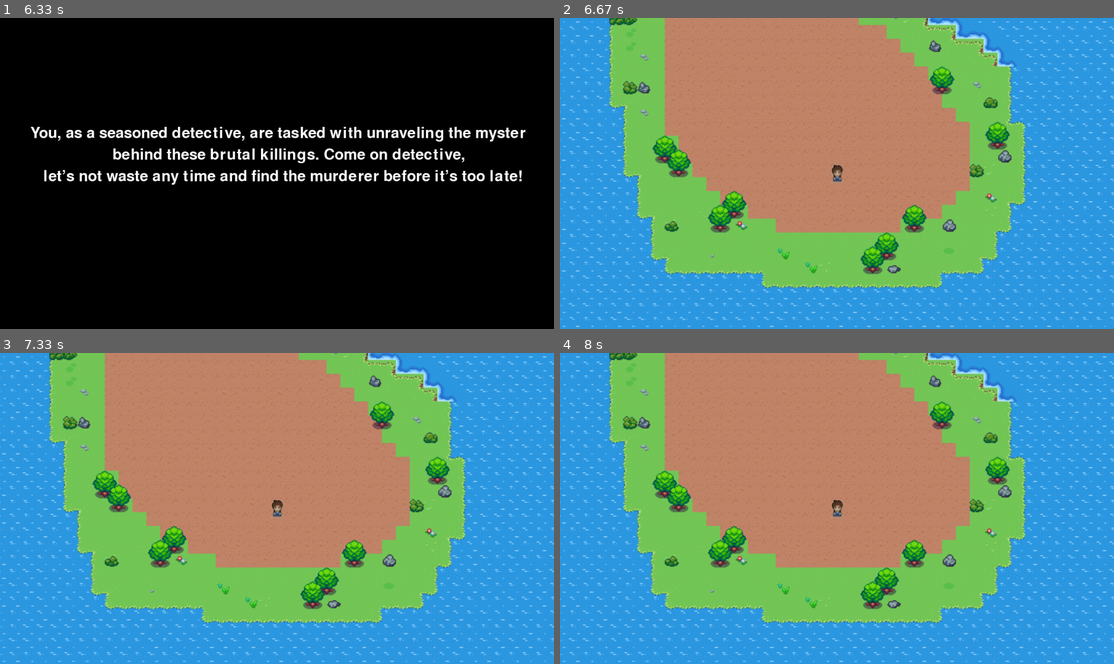
Above: before the commit, frames 1-4 (two rows, left to right).
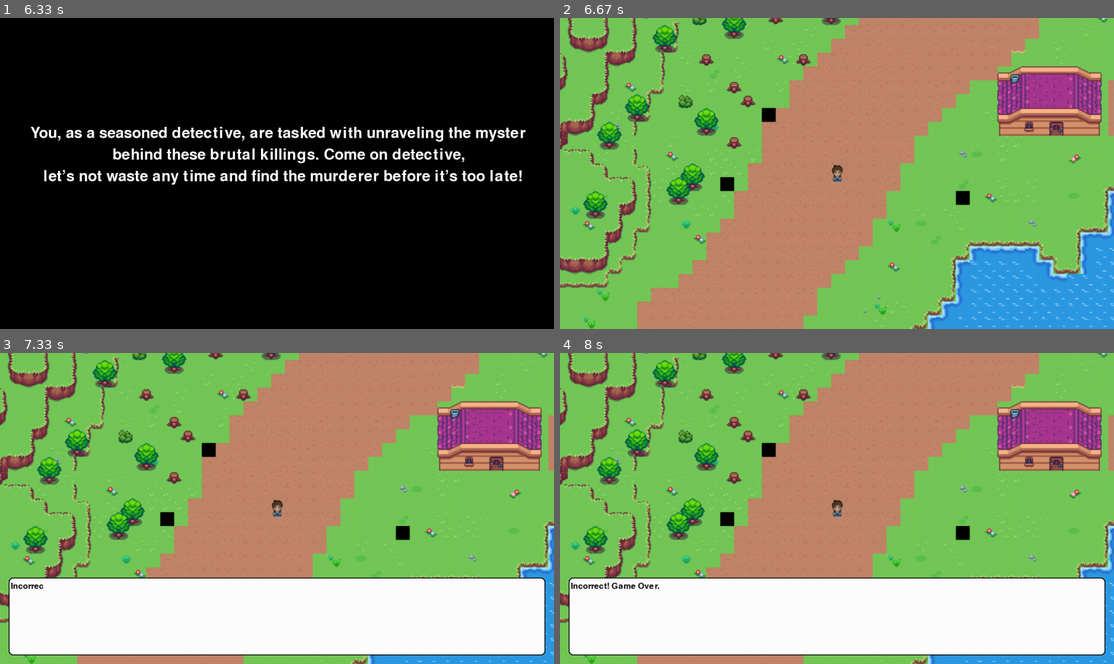
Above: after the commit, the same moments.

Repository: limjunzhao/GitExercise-TT1L-03
Game: pygame game, started from latest update code/main.py
Same seed, same stepped clock (60 frames per second), same inputs: the game is played once before the commit and once after it.
Inputs (mouse positions are in pixels of both pictures, inside the frame that each line leads up to):
- Up to frame 1 (6.33 s): click (271, 210) at 0.38 s; tap Enter at 0.67, 2 s; click (105, 245) at 1.05 s; click (360, 64) at 1.38 s; click (132, 58) at 1.72 s
- Up to frame 2 (6.67 s): tap Enter at 6.53 s
- Up to frame 3 (7.33 s): tap Enter at 6.83 s; hold D from 6.97 s (still down)
- Up to frame 4 (8 s): release D at 7.43 s; hold D 7.47-7.93 s; hold A from 7.97 s (still down)

Frame 1 is identical in both runs. In frame 2, 66% of the frame differs, in the area x 0-100%, y 0-100%; in frame 3, 74%; in frame 4, 74%.

Commit message:
merging w npc interaction, dialogue and execution

Diff:
--- a/Data/maps csv/maps2_decor .csv
+++ b/Data/maps csv/maps2_decor .csv
@@ -40,7 +40,7 @@
 -1,-1,-1,-1,-1,-1,-1,-1,-1,-1,-1,-1,-1,-1,-1,-1,-1,-1,-1,-1,-1,-1,-1,-1,-1,-1,-1,-1,-1,-1,-1,-1,-1,-1,-1,-1,-1,-1,-1,-1 …(301 unchanged characters)…
 -1,-1,-1,-1,-1,-1,-1,-1,-1,-1,-1,-1,-1,-1,-1,-1,-1,-1,-1,-1,-1,-1,-1,-1,-1,-1,-1,-1,-1,-1,-1,-1,-1,-1,-1,-1,-1,-1,-1,-1 …(300 unchanged characters)…
 -1,-1,-1,-1,-1,-1,-1,-1,-1,-1,-1,-1,-1,-1,-1,-1,-1,-1,-1,-1,-1,-1,-1,-1,-1,-1,-1,-1,-1,-1,-1,-1,-1,-1,-1,-1,-1,-1,-1,-1 …(300 unchanged characters)…
--1,-1,-1,-1,-1,-1,-1,-1,-1,-1,-1,-1,-1,-1,-1,-1,-1,-1,-1,-1,-1,-1,-1,-1,-1,-1,-1,-1,-1,-1,-1,-1,-1,-1,-1,-1,-1,-1,-1,-1,-1,-1,-1,-1,385,-1,-1,-1,-1,-1,-1,-1,-1,-1,-1,-1,-1,-1, …(246 unchanged characters)…
+-1,-1,-1,-1,-1,-1,-1,-1,-1,-1,-1,-1,-1,-1,-1,-1,-1,-1,-1,-1,-1,-1,-1,-1,-1,-1,-1,-1,-1,-1,-1,-1,-1,-1,-1,-1,-1,-1,-1,-1,-1,-1,-1,-1,-1,-1,-1,-1,-1,-1,-1,-1,-1,-1,-1,-1,-1,-1, …(246 unchanged characters)…
 -1,-1,-1,-1,-1,-1,-1,-1,-1,-1,-1,-1,-1,-1,-1,-1,-1,-1,-1,-1,-1,-1,-1,-1,-1,-1,-1,-1,-1,-1,-1,-1,-1,-1,-1,-1,-1,-1,-1,-1 …(301 unchanged characters)…
 -1,-1,-1,-1,-1,-1,-1,-1,-1,-1,-1,-1,-1,-1,-1,-1,-1,-1,-1,-1,-1,-1,-1,-1,-1,-1,-1,-1,-1,-1,-1,-1,-1,-1,-1,-1,-1,-1,-1,-1 …(305 unchanged characters)…
 -1,-1,-1,-1,-1,-1,-1,-1,-1,-1,-1,-1,-1,-1,-1,-1,-1,-1,-1,-1,-1,-1,-1,-1,-1,-1,-1,-1,-1,-1,-1,-1,-1,-1,-1,-1,-1,-1,-1,-1 …(303 unchanged characters)…
--- a/Data/maps csv/maps2_players.csv
+++ b/Data/maps csv/maps2_players.csv
@@ -50,8 +50,8 @@
 -1,-1,-1,-1,-1,-1,-1,-1,-1,-1,-1,-1,-1,-1,-1,-1,-1,-1,-1,-1,-1,-1,-1,-1,-1,-1,-1,-1,-1,-1,-1,-1,-1,-1,-1,-1,-1,-1,-1,-1 …(300 unchanged characters)…
 -1,-1,-1,-1,-1,-1,-1,-1,-1,-1,-1,-1,-1,-1,-1,-1,-1,-1,-1,-1,-1,-1,-1,-1,-1,-1,-1,-1,-1,-1,-1,-1,-1,-1,-1,-1,-1,-1,-1,-1 …(300 unchanged characters)…
 -1,-1,-1,-1,-1,-1,-1,-1,-1,-1,-1,-1,-1,-1,-1,-1,-1,-1,-1,-1,-1,-1,-1,-1,-1,-1,-1,-1,-1,-1,-1,-1,-1,-1,-1,-1,-1,-1,-1,-1 …(300 unchanged characters)…
--1,-1,-1,-1,-1,-1,-1,-1,-1,-1,-1,-1,-1,-1,-1,-1,-1,-1,-1,-1,-1,-1,-1,-1,-1,-1,-1,-1,-1,-1,-1,-1,-1,-1,-1,-1,-1,-1,-1,-1,-1,-1,-1,-1,-1,-1,-1,-1,-1,-1,-1,-1,-1 …(261 unchanged characters)…
--1,-1,-1,-1,-1,-1,-1,-1,-1,-1,-1,-1,-1,-1,-1,-1,-1,-1,-1,-1,-1,-1,-1,-1,-1,-1,-1,-1,-1,-1,-1,-1,-1,-1,-1,-1,-1,-1,-1,-1,-1,-1,-1,-1,-1, …(284 unchanged characters)…
+-1,-1,-1,-1,-1,-1,-1,-1,-1,-1,-1,-1,-1,-1,-1,-1,-1,-1,-1,-1,-1,-1,-1,-1,-1,-1,-1,-1,-1,-1,-1,-1,-1,-1,-1,-1,-1,-1,-1,771,-1,-1,-1,-1,-1,-1,-1,-1,-1,-1,-1,-1,-1 …(261 unchanged characters)…
+-1,-1,-1,-1,-1,-1,-1,-1,-1,-1,-1,-1,-1,-1,-1,-1,-1,-1,-1,-1,-1,-1,-1,-1,-1,-1,-1,-1,-1,-1,-1,3,-1,-1,-1,-1,-1,-1,-1,-1,-1,-1,-1,-1,-1, …(284 unchanged characters)…
 -1,-1,-1,-1,-1,-1,-1,-1,-1,-1,-1,-1,-1,-1,-1,-1,-1,-1,-1,-1,-1,-1,-1,-1,-1,-1,-1,-1,-1,-1,-1,-1,-1,-1,-1,-1,-1,-1,-1,-1 …(299 unchanged characters)…
 -1,-1,-1,-1,-1,-1,-1,-1,-1,-1,-1,-1,-1,-1,-1,-1,-1,-1,-1,-1,-1,-1,-1,-1,-1,-1,-1,-1,-1,-1,-1,-1,-1,-1,-1,-1,-1,-1,-1,-1 …(300 unchanged characters)…
 -1,-1,-1,-1,-1,-1,-1,-1,-1,-1,-1,-1,-1,-1,-1,-1,-1,-1,-1,-1,-1,-1,-1,-1,-1,-1,-1,-1,-1,-1,-1,-1,-1,-1,-1,-1,-1,-1,-1,-1 …(300 unchanged characters)…
@@ -85,7 +85,6 @@
 -1,-1,-1,-1,-1,-1,-1,-1,-1,-1,-1,-1,-1,-1,-1,-1,-1,-1,-1,-1,-1,-1,-1,-1,-1,-1,-1,-1,-1,-1,-1,-1,-1,-1,-1,-1,-1,-1,-1,-1 …(300 unchanged characters)…
 -1,-1,-1,-1,-1,-1,-1,-1,-1,-1,-1,-1,-1,-1,-1,-1,-1,-1,-1,-1,-1,-1,-1,-1,-1,-1,-1,-1,-1,-1,-1,-1,-1,-1,-1,-1,-1,-1,-1,-1 …(300 unchanged characters)…
 -1,-1,-1,-1,-1,-1,-1,-1,-1,-1,-1,-1,-1,-1,-1,-1,-1,-1,-1,-1,-1,-1,-1,-1,-1,-1,-1,-1,-1,-1,-1,-1,-1,-1,-1,-1,-1,-1,-1,-1 …(300 unchanged characters)…
--1,-1,-1,-1,-1,-1,-1,-1,-1,-1,-1,-1,-1,-1,-1,-1,-1,-1,-1,-1,-1,-1,-1,-1,-1,-1,-1,-1,-1,-1,-1,-1,771,-1,-1,-1,-1,-1,-1,-1,-1,-1,-1,-1,-1,-1,-1,-1,-1,-1,-1,-1,-1,-1,-1,-1,-1,-1,-1,-1,-1,-1,-1,-1,-1,-1,-1,-1,-1,-1,-1,-1,-1,-1,-1,-1,-1,-1,-1,-1,-1,-1,-1,-1,-1,-1,-1,-1,-1,-1,-1,-1,-1,-1,-1,-1,-1,-1,-1,-1,-1,-1,-1,-1,-1,-1,-1,-1,-1,-1,-1,-1,-1,-1,-1,-1,-1,-1,-1,-1,-1,-1,-1,-1,-1,-1,-1,-1,-1,-1,-1,-1,-1,-1,-1,-1,-1,-1,-1,-1
 -1,-1,-1,-1,-1,-1,-1,-1,-1,-1,-1,-1,-1,-1,-1,-1,-1,-1,-1,-1,-1,-1,-1,-1,-1,-1,-1,-1,-1,-1,-1,-1,-1,-1,-1,-1,-1,-1,-1,-1 …(300 unchanged characters)…
 -1,-1,-1,-1,-1,-1,-1,-1,-1,-1,-1,-1,-1,-1,-1,-1,-1,-1,-1,-1,-1,-1,-1,-1,-1,-1,-1,-1,-1,-1,-1,-1,-1,-1,-1,-1,-1,-1,-1,-1 …(300 unchanged characters)…
 -1,-1,-1,-1,-1,-1,-1,-1,-1,-1,-1,-1,-1,-1,-1,-1,-1,-1,-1,-1,-1,-1,-1,-1,-1,-1,-1,-1,-1,-1,-1,-1,-1,-1,-1,-1,-1,-1,-1,-1 …(300 unchanged characters)…
@@ -98,3 +97,4 @@
 -1,-1,-1,-1,-1,-1,-1,-1,-1,-1,-1,-1,-1,-1,-1,-1,-1,-1,-1,-1,-1,-1,-1,-1,-1,-1,-1,-1,-1,-1,-1,-1,-1,-1,-1,-1,-1,-1,-1,-1 …(300 unchanged characters)…
 -1,-1,-1,-1,-1,-1,-1,-1,-1,-1,-1,-1,-1,-1,-1,-1,-1,-1,-1,-1,-1,-1,-1,-1,-1,-1,-1,-1,-1,-1,-1,-1,-1,-1,-1,-1,-1,-1,-1,-1 …(300 unchanged characters)…
 -1,-1,-1,-1,-1,-1,-1,-1,-1,-1,-1,-1,-1,-1,-1,-1,-1,-1,-1,-1,-1,-1,-1,-1,-1,-1,-1,-1,-1,-1,-1,-1,-1,-1,-1,-1,-1,-1,-1,-1 …(300 unchanged characters)…
+-1,-1,-1,-1,-1,-1,-1,-1,-1,-1,-1,-1,-1,-1,-1,-1,-1,-1,-1,-1,-1,-1,-1,-1,-1,-1,-1,-1,-1,-1,-1,-1,-1,-1,-1,-1,-1,-1,-1,-1,-1,-1,-1,-1,-1,-1,-1,-1,-1,-1,-1,-1,-1,-1,-1,-1,-1,-1,-1,-1,-1,-1,-1,-1,-1,-1,-1,-1,-1,-1,-1,-1,-1,-1,-1,-1,-1,-1,-1,-1,-1,-1,-1,-1,-1,-1,-1,-1,-1,-1,-1,-1,-1,-1,-1,-1,-1,-1,-1,-1,-1,-1,-1,-1,-1,-1,-1,-1,-1,-1,-1,-1,-1,-1,-1,-1,-1,-1,-1,-1,-1,-1,-1,-1,-1,-1,-1,-1,-1,-1,-1,-1,-1,-1,-1,-1,-1,-1,-1,-1
--- a/Data/tsx/npc.tsx
+++ b/Data/tsx/npc.tsx
@@ -1,13 +1,16 @@
 <?xml version="1.0" encoding="UTF-8"?>
-<tileset version="1.10" tiledversion="1.10.2" name="npc" tilewidth="48" tileheight="48" tilecount="3" columns="0">
+<tileset version="1.10" tiledversion="1.10.2" name="npc" tilewidth="48" tileheight="48" tilecount="4" columns="0">
  <grid orientation="orthogonal" width="1" height="1"/>
  <tile id="0">
   <image width="48" height="48" source="../../sprites sheet for maps/sprites/characters/players sprites/tile000.png"/>
  </tile>
  <tile id="1">
-  <image width="48" height="48" source="../../sprites sheet for maps/sprites/characters/players sprites/tile024.png"/>
+  <image width="48" height="48" source="../../sprites sheet for maps/sprites/characters/players sprites/tile008.png"/>
  </tile>
  <tile id="2">
-  <image width="48" height="48" source="../../sprites sheet for maps/sprites/characters/players sprites/tile014.png"/>
+  <image width="48" height="48" source="../../sprites sheet for maps/sprites/characters/players sprites/tile033.png"/>
+ </tile>
+ <tile id="3">
+  <image width="48" height="48" source="../../sprites sheet for maps/sprites/characters/players sprites/tile056.png"/>
  </tile>
 </tileset>
--- a/latest update code/camera.py
+++ b/latest update code/camera.py
@@ -1,11 +1,13 @@
 import pygame
 from player import Player
+from npc import NPC, Execution, Dialogue
 from support import *
 
 class CameraGroup (pygame.sprite.Group):
   def __init__ (self):
     super().__init__()
     self.display_surface = pygame.display.get_surface()
+
 
     #camera offset
     self.half_w =  self.display_surface.get_size()[0] //2
@@ -57,3 +59,8 @@
     scaled_rect = scaled_surf.get_rect(center = (self.half_w, self.half_h))
 
     self.display_surface.blit (scaled_surf, scaled_rect)
+
+  def npc_update(self, player):
+      npc_sprites = [sprite for sprite in self.sprites() if hasattr(sprite, 'sprite_type') and sprite.sprite_type == 'npc']
+      for npcs in npc_sprites:
+        npcs.npc_update (player)
--- a/latest update code/level.py
+++ b/latest update code/level.py
@@ -5,6 +5,8 @@
 from camera import CameraGroup
 from support import *
 from random import choice
+from npc import NPC
+
 
 class Level:
 	def __init__(self):
@@ -25,7 +27,7 @@
 					'tree' : import_csv_layout('Data/maps csv/maps2_Tree.csv'),
 					'house': import_csv_layout('Data/maps csv/maps2_HouseBuilding.csv'),
 					'rock': import_csv_layout('Data/maps csv/maps2_rock_bush.csv'),
-					'player' : import_csv_layout ('Data/maps csv/maps2_players.csv')
+					'entities' : import_csv_layout ('Data/maps csv/maps2_players.csv')
 
 		}
 		graphics = {
@@ -61,15 +63,16 @@
 								house_img = graphics['houses'][house_index]
 								Tile((x,y),[self.visible_sprites,self.obstacle_sprites],'house',house_img)
 
-						if style == 'player':
+						if style == 'entities':
 							if col == '771':
 								self.player = Player((x,y),[self.visible_sprites], self.obstacle_sprites)
+
 							else:
-								npc_index = int(col)
-								if 0 <= npc_index < len(graphics['npcs']):
-									npc_img = graphics['npcs'][house_index]
-									Tile((x,y),[self.visible_sprites,self.obstacle_sprites],'npc',npc_img)
-
+								if col == '0': npc_name = 'maria'
+								elif col == '1': npc_name ='willie'
+								elif col == '2': npc_name = 'amber'
+								else: npc_name = 'officer'
+								NPC(npc_name, (x,y), 'speech', [self.visible_sprites],self.obstacle_sprites)
 
 
 
@@ -77,4 +80,5 @@
 	def run(self):
 		# update and draw the game(display)
 		self.visible_sprites.custom_draw(self.player)
+		self.visible_sprites.npc_update(self.player)
 		self.visible_sprites.update()
--- a/latest update code/main.py
+++ b/latest update code/main.py
@@ -3,6 +3,7 @@
 from level import Level
 from camera import CameraGroup
 from button import Button
+from npc import Dialogue, Execution
 
 class Interface:
     def __init__(self):
@@ -166,7 +167,6 @@
                         active_message += 1
                         layer_counter = 0  # Reset the layer counter when changing message
                   elif event.key == pygame.K_RETURN and active_message == len(messages) - 1 and layer_counter >= speed * len(messages[active_message][-1]["text"]):
-                        print("run")
                         return "start_game"  # Signal to start the game
 
 
@@ -205,16 +205,26 @@
         self.level = Level()
         self.camera_group = CameraGroup()
         self.interface = Interface()
+        self.dialogue = Dialogue()
+        self.execution = Execution()
 
         # main menu setup
         self.main_menu = self.interface.main_menu()
 
+
+
+
     def run_game(self):
         while True:
             for event in pygame.event.get():
                 if event.type == pygame.QUIT:
                     pygame.quit()
                     sys.exit()
+                elif event.type == pygame.KEYDOWN:
+                    if event.key == pygame.K_a:
+                        self.execution.you_win(self.screen)
+                    elif event.key in (pygame.K_b, pygame.K_c, pygame.K_d):
+                        self.execution.game_over(self.screen)
 
             self.screen.fill('#2D99E2')
             self.level.run()
@@ -224,12 +234,6 @@
 
     def run_menu(self):
 
-        """
-        Check the state of the action
-        If possible, run each states in the main code of the game
-        Your main code should consist of all the possible states and the actions that should be taken
-        """
-
         if self.main_menu == "start":
             action = self.interface.story_info()
             if action == "start_game":
--- a/latest update code/npc.py
+++ b/latest update code/npc.py
@@ -1,38 +1,11 @@
-import pygame
+import pygame , sys
 from settings import *
 from entity import Entity
 from support import *
 
 
 
-
-class NPC(pygame.sprite,Sprite):
-    def __init__(self, name, position, speech, groups):
-
-        #general setup
-        super().__init__(groups)
-        # self.sprite_type = 'npc'
-
-
-        self.name = name
-        self.position = position
-        self.speech = speech
-        self.interaction_count = 0
-
-        #graphics setup
-        self.image   = pygame.image.load('sprites sheet for maps/sprites/characters/player_single.png').convert_alpha()
-        self.rect = self.image.get_rect ()
-        self.hitbox = self.rect.inflate(0,-10)
-
-
-    def draw(self, surface):
-        name_surface = FONT.render(self.name, True, WHITE)
-        name_rect = name_surface.get_rect(center=(self.rect.centerx, self.rect.bottom + 20))
-        surface.blit(self.image, self.rect)
-        surface.blit(name_surface, name_rect)
-
-
-class Dialogue:
+class Dialogue():
     def __init__(self):
         self.speech_rect_width = WIDTH - 40
         self.speech_rect_height = HEIGHT // 4
@@ -76,68 +49,88 @@
             clock.tick(20)
         pygame.time.wait(3000)
 
-class Execution:
+class Execution():
     def __init__(self):
         self.dialogue = Dialogue()
 
-    def identify_killer(self):
-        new_text = "Who do you think is the killer?\nA. Maria\nB. Willie\nC. Amber\nD. Officer Marlowe"
-        self.dialogue.render_typewriter_new_text(screen, new_text, BLACK, self.dialogue.speech_rect, SPEECH_FONT)
+    def identify_killer(self,screen):
+        killer_dialogue = "Who do you think is the killer?\nA. Maria\nB. Willie\nC. Amber\nD. Officer Marlowe"
+        self.dialogue.render_typewriter_new_text(screen, killer_dialogue, BLACK, self.dialogue.speech_rect, SPEECH_FONT)
 
-    def game_over(self):
+    def game_over(self, screen):
         self.dialogue.render_typewriter_new_text(screen, "Incorrect! Game Over.", BLACK, self.dialogue.speech_rect, SPEECH_FONT)
         pygame.quit()
         sys.exit()
 
-    def you_win(self):
+    def you_win(self, screen):
         self.dialogue.render_typewriter_new_text(screen, "Congratulations! You've identified the killer!", BLACK, self.dialogue.speech_rect, SPEECH_FONT)
         pygame.quit()
         sys.exit()
 
 
+class NPC(Entity):
+    interaction_counts = {npc: 0 for npc in npc_data}
 
-# npcs = [NPC(npc["name"], npc["position"], npc["speech"], npc['groups']) for npc in npc_data]
-# interaction_counts = {npc["name"]: 0 for npc in npc_data}
-# dialogue = Dialogue()
-# execution = Execution()
+    def __init__(self, npc_name, pos, speech, groups, obstacle_sprites):
 
-# while True:
-#     self.screen.fill(BLACK)
+        #general setup
+        super().__init__(groups)
+        self.display_surface = pygame.display.get_surface()
+        self.sprite_type = 'npc'
 
-#     for event in pygame.event.get():
-#         if event.type == pygame.QUIT:
-#             pygame.quit()
-#             sys.exit()
-#         elif event.type == pygame.KEYDOWN:
-#             if event.key == pygame.K_a:
-#                 execution.you_win()
-#             elif event.key in (pygame.K_b, pygame.K_c, pygame.K_d) and hide_speech:
-#                 execution.game_over()
+        #import Dialogue and Exucution
+        self.dialogue = Dialogue()
+        self.execution = Execution()
 
-#     player.update()
+        #stats
+        self.npc_name = npc_name
+        npc_info = npc_data[self.npc_name]
+        self.pos = npc_info['position']
+        self.speech = npc_info['speech']
 
-#     for i, npc in enumerate(npcs):
-#         npc.draw(screen)
-#         if player.rect.colliderect(npc.rect):
-#             if not hide_speech:
-#                 speech_text = npc.speech
-#                 npc_index = i
-#                 npc.interaction_count += 1
-#                 interaction_counts[npc.name] += 1
+        self.image = pygame.Surface((16,16))
+        self.rect = self.image.get_rect(topleft = pos)
+        self.hitbox = self.rect.inflate(0,-10)
+        self.obstacle_sprites = obstacle_sprites
 
-#                 if npc.name != "Officer Marlowe":
-#                     dialogue.render_typewriter_npc_speech(screen, speech_text, BLACK, dialogue.speech_rect, SPEECH_FONT)
-#                 else:
-#                     if all(count > 0 for count in interaction_counts.values()):
-#                         execution.identify_killer()
-#                     else:
-#                         dialogue.render_typewriter_npc_speech(screen, speech_text, BLACK, dialogue.speech_rect, SPEECH_FONT)
+        self.speech_shown = False # Flag to track if speech is currently shown
 
-#                 hide_speech = True
 
-#     screen.blit(player.image, player.rect)
-#     pygame.display.flip()
-#     clock.tick(60)
+        #graphics setup
+    def draw(self):
+            self.name_surface = FONT.render(self.npc_name, True, WHITE)
+            self.name_rect = self.name_surface.get_rect(center=(self.rect.centerx, self.rect.top + 20))
+            self.display_surface.blit(self.name_surface, self.name_rect)
 
-#     if npc_index is not None and not player.rect.colliderect(npcs[npc_index].rect):
-#         hide_speech = False
+
+
+
+    def npc_collision (self, player):
+        npc_index = None
+
+
+        for i, npc in enumerate(npc_data): #i represented row of the list
+            # self.draw()
+            if player.rect.colliderect (self.rect):
+
+                if not self.speech_shown:
+                        self.speech_shown = True
+                        speech_text = self.speech
+                        npc_index = i
+                        NPC.interaction_counts[self.npc_name] += 1
+
+                        if self.npc_name != "officer":
+                            self.dialogue.render_typewriter_npc_speech(self.display_surface, self.speech, BLACK, self.dialogue.speech_rect, SPEECH_FONT)
+
+                        else:
+                            if all(count > 0 for count in self.interaction_counts.values()):
+                                self.execution.identify_killer(self.display_surface)
+                            else:
+                                self.dialogue.render_typewriter_npc_speech(self.display_surface, self.speech, BLACK, self.dialogue.speech_rect, SPEECH_FONT)
+
+            else:
+                self.speech_shown = False  # Reset the flag when the player moves away
+
+
+    def npc_update(self, player):
+        self.npc_collision(player)
--- a/latest update code/player.py
+++ b/latest update code/player.py
@@ -1,7 +1,8 @@
 import pygame
 from settings import *
+from entity import Entity
 
-class Player(pygame.sprite.Sprite):
+class Player(Entity):
 	def __init__(self,pos,groups,obstacle_sprites):
 		super().__init__(groups)
 		self.image = pygame.image.load('sprites sheet for maps/sprites/characters/player_single.png').convert_alpha()
@@ -49,24 +50,6 @@
 		self.collision('vertical')
 		self.rect.center = self.hitbox.center
 
-	def collision(self,direction):
-		if direction == 'horizontal':
-			for sprite in self.obstacle_sprites:
-				#detect if the obstacles collide w the player
-				if sprite.hitbox.colliderect(self.hitbox):
-					if self.direction.x > 0: #player moving right
-							self.hitbox.right = sprite.hitbox.left
-					if self.direction.x < 0: #player moving left
-							self.hitbox.left = sprite.hitbox.right #the rect of player will not overlap w the obstacles sprite
-
-		if direction == 'vertical':
-			for sprite in self.obstacle_sprites:
-				if sprite.hitbox.colliderect(self.hitbox):
-					if self.direction.y > 0: #player moving down
-						self.hitbox.bottom = sprite.hitbox.top
-					if self.direction.y < 0: #player moving up
-						self.hitbox.top = sprite.hitbox.bottom
-
 	def update(self):
 		self.input()
 		#we update the move thingy to main.py and put the self.speed = speed = 5 into argument
--- a/latest update code/settings.py
+++ b/latest update code/settings.py
@@ -1,3 +1,7 @@
+import pygame
+pygame.init()
+
+
 # game setup
 WIDTH    = 1280
 HEIGHT   = 720
@@ -6,3 +10,24 @@
 WHITE = (255, 255, 255)
 BLACK = (0, 0, 0)
 FONT_SIZE = 35
+clock = pygame.time.Clock()
+FONT = pygame.font.SysFont(None, 24)
+SPEECH_FONT = pygame.font.SysFont(None, 28)
+speech_text = ""
+
+
+
+
+npc_data = {
+    'maria': { "position": (100, 100), "speech": "In the morning, I made breakfast for my husband..." },
+    #'img':'sprites sheet for maps/sprites/characters/player_single.png'},
+
+    'willie': {"position": (600, 400), "speech": "Breakfast with my wife started the day..."},
+    #'img':'sprites sheet for maps/sprites/characters/player_single.png'},
+
+    'amber': {"position": (600, 100), "speech": "In the day, I exercised in the park..." },
+    #'img':'sprites sheet for maps/sprites/characters/player_single.png'},
+
+    'officer': {"position": (100, 400), "speech": "Please help me find the killer before it's too late!" }
+    #'img':'sprites sheet for maps/sprites/characters/player_single.png'}
+}
--- a/mini IT/npc.py
+++ b/mini IT/npc.py
@@ -58,6 +58,8 @@
         self.name = name
         self.position = position
         self.speech = speech
+
+
         self.image = pygame.image.load('sprites sheet for maps/sprites/characters/player_single.png').convert_alpha()
         self.rect = self.image.get_rect (topleft = position)
         self.interaction_count = 0
@@ -160,10 +162,10 @@
     for i, npc in enumerate(npcs):
         npc.draw(screen)
         if player.rect.colliderect(npc.rect):
+            print(interaction_counts.values())
             if not hide_speech:
                 speech_text = npc.speech
                 npc_index = i
-                npc.interaction_count += 1
                 interaction_counts[npc.name] += 1
 
                 if npc.name != "Officer Marlowe":
Not shown, changed: Data/tmx/maps2.0.tmx
Binary file removed: sprites sheet for maps/sprites/characters/players sprites/tile040.png
Binary file removed: sprites sheet for maps/sprites/characters/players sprites/tile041.png
Binary file removed: sprites sheet for maps/sprites/characters/players sprites/tile046.png
Binary file removed: sprites sheet for maps/sprites/characters/players sprites/tile047.png
Binary file removed: sprites sheet for maps/sprites/characters/players sprites/tile052.png
Binary file removed: sprites sheet for maps/sprites/characters/players sprites/tile053.png
Binary file removed: sprites sheet for maps/sprites/characters/players sprites/tile057.png
Binary file removed: sprites sheet for maps/sprites/characters/players sprites/tile058.png
Binary file removed: sprites sheet for maps/sprites/characters/players sprites/tile059.png
Not shown, changed: Data/maps csv/Maps2.0.tiled-session
